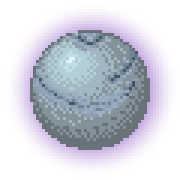
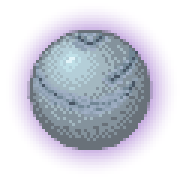
Layers edited between the first and the second 180 x 180 image:
painted on "Layer" over box(27, 30, 153, 150)
